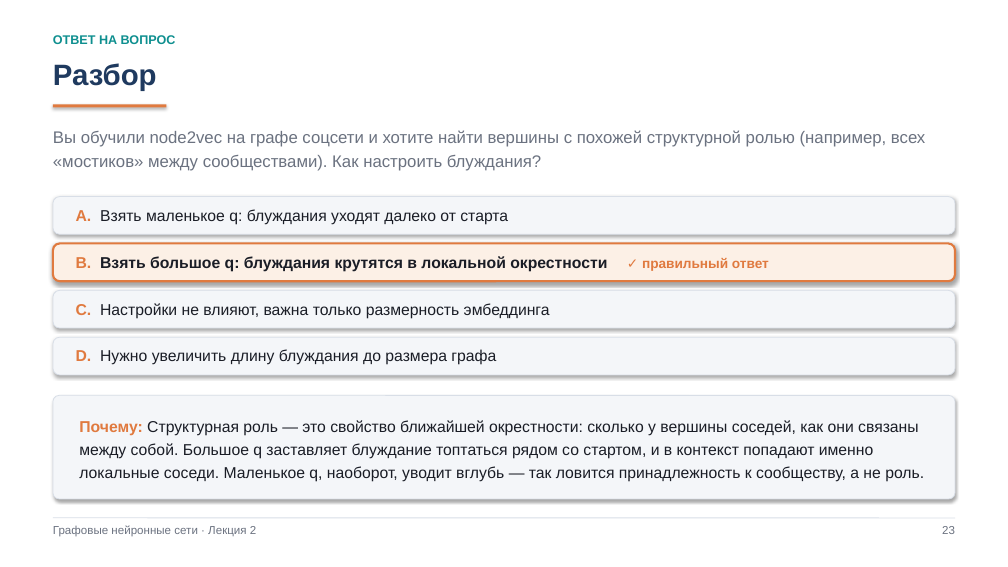
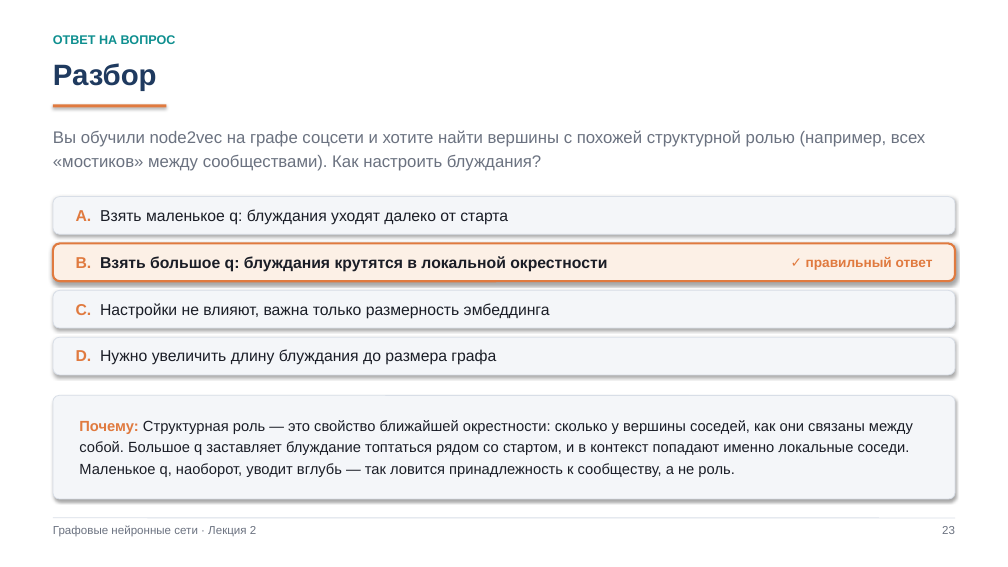
Before and after one commit to rustam-azimov/gnn-course-itmo, a slide deck: slide 24 of lectures/lecture02_node_embeddings.pptx. Drawn at 1008x567 pixels with LibreOffice and Linux fonts; fonts in the diff are those of the drawing. Boxes give left, top, right and bottom in pixels: in the first picture for what was removed or moved away, otherwise in the second. Text is boxed around its words. In the diff, an @@ line names an element or a change of style, - is before the commit and + after.

```diff
--- a/lectures/lecture02_node_embeddings.pptx
+++ b/lectures/lecture02_node_embeddings.pptx
@@ text at bbox=[76, 256, 607, 272]: text changed @@
-B. Взять большое q: блуждания крутятся в локальной окрестности ✓ правильный ответ
+B. Взять большое q: блуждания крутятся в локальной окрестности
@@ text added at bbox=[806, 257, 933, 270], 13 pt, text #E07A3F, bold @@
+✓ правильный ответ
@@ text "Почему: Структурная роль — это ..." at bbox=[79, 420, 913, 477]: size 15 to 14 pt @@
```
Also in this commit, not shown: 1 other slide changed, 7 other files.
